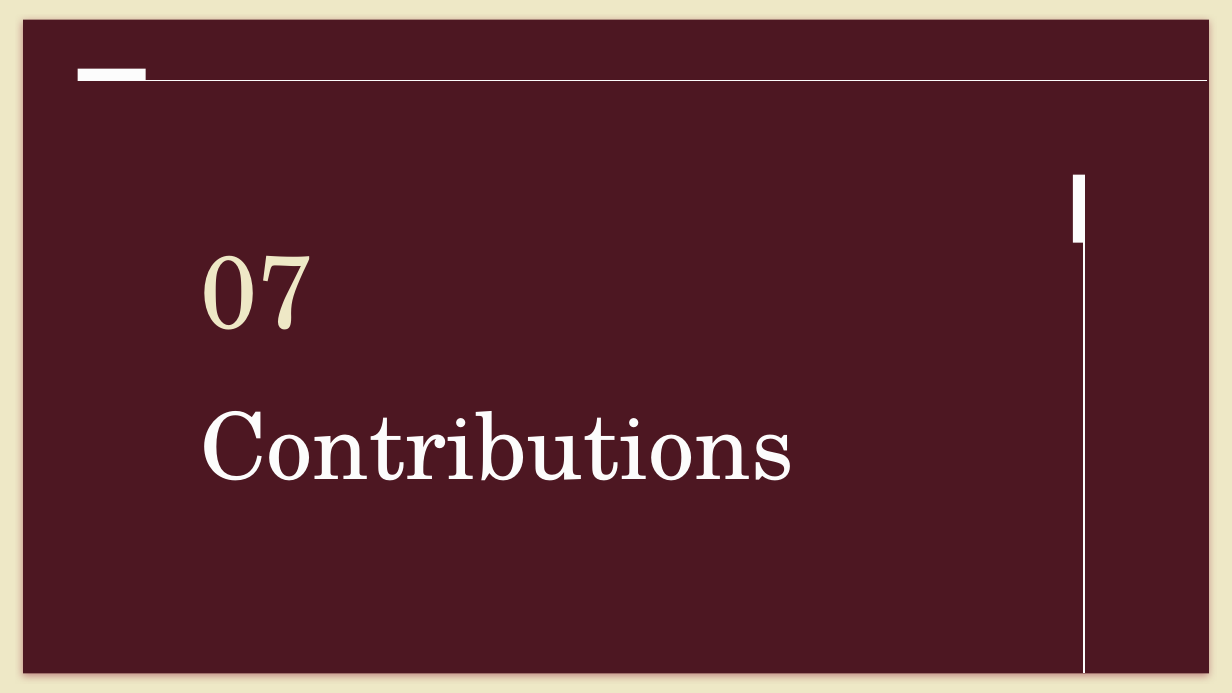
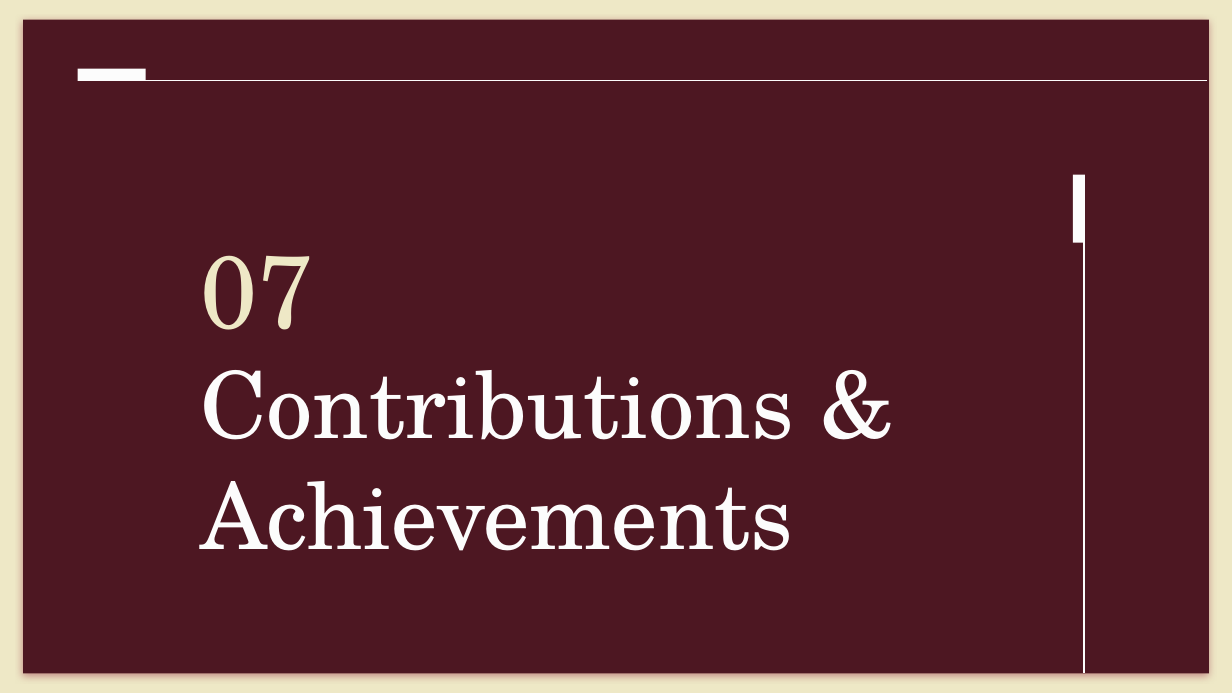
Before and after one commit to MiraPhilip12/Graduation_Project_ESLSCA, a slide deck: slide 21 of Final Milestone/Graduation_Project_Final_Presentation.pptx. Drawn at 1232x693 pixels with LibreOffice and Linux fonts; fonts in the diff are those of the drawing. Boxes give left, top, right and bottom in pixels: in the first picture for what was removed or moved away, otherwise in the second. Text is boxed around its words. In the diff, an @@ line names an element or a change of style, - is before the commit and + after.

```diff
--- a/Final Milestone/Graduation_Project_Final_Presentation.pptx
+++ b/Final Milestone/Graduation_Project_Final_Presentation.pptx
@@ title at (200,370,794,551): text changed @@
-Contributions
+Contributions & Achievements
```
Also in this commit, not shown: 6 slides added, 17 slides removed.
